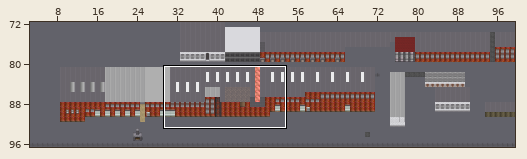
Level history. Tiled map (JSON): zl-map/maps/main.json. The first picture is a wide view before the edit; the outline marks the close-up.
Close-up. Earlier state:
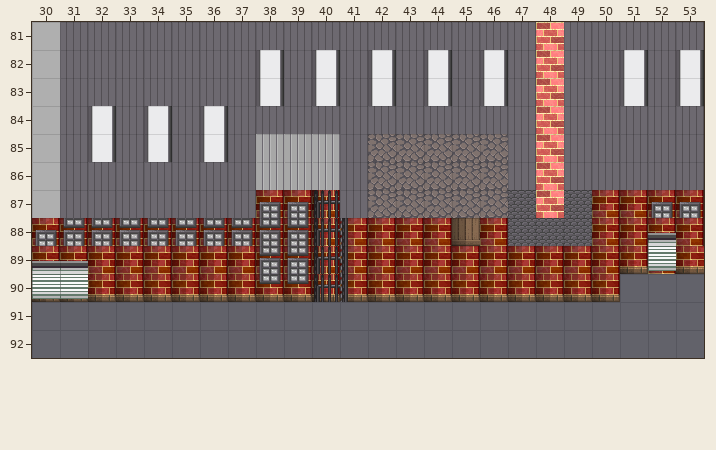
Cells are 32x32 px. Shown: x 30..53, y 81..92. The commit also changed other parts of the map, which this record leaves out.
New version:
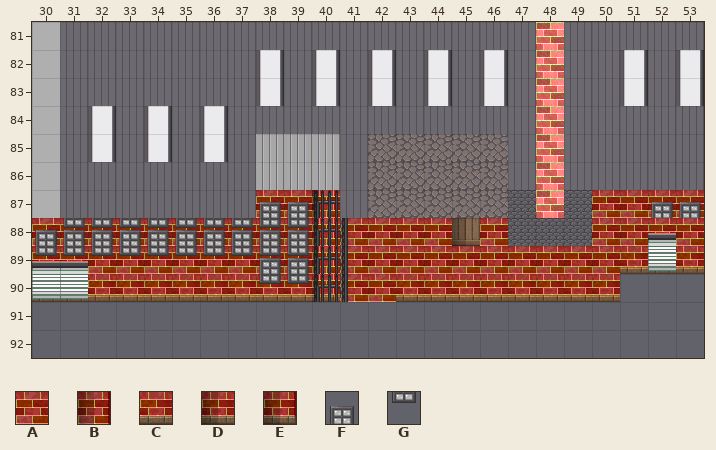
Key: from "fantasy": A 401, B 405, C 409, D 412, E 413, F 594, G 602.
_ is an empty cell.
Tiles replaced or removed in this view: B, D, E.
Changes in this commit:
Changed rows in their new state; . is an unchanged cell.
Layer "House":
first column x 30:
87 ........AAA.........AAAA
88 AAAAAAAAAAAAAAA.A...AAAA
89 AAAAAAAAAAAAAAAAAAAAACCC
90 CCCCCCCCCCCAACCCCCCCC...
Layer "overHouseFront":
first column x 30:
88 F.......
89 GGGGGGGG
Boxes around the changes in both close-ups, in picture pixels (x1, y1, x2, y2):
changed: (32, 190, 704, 302)
